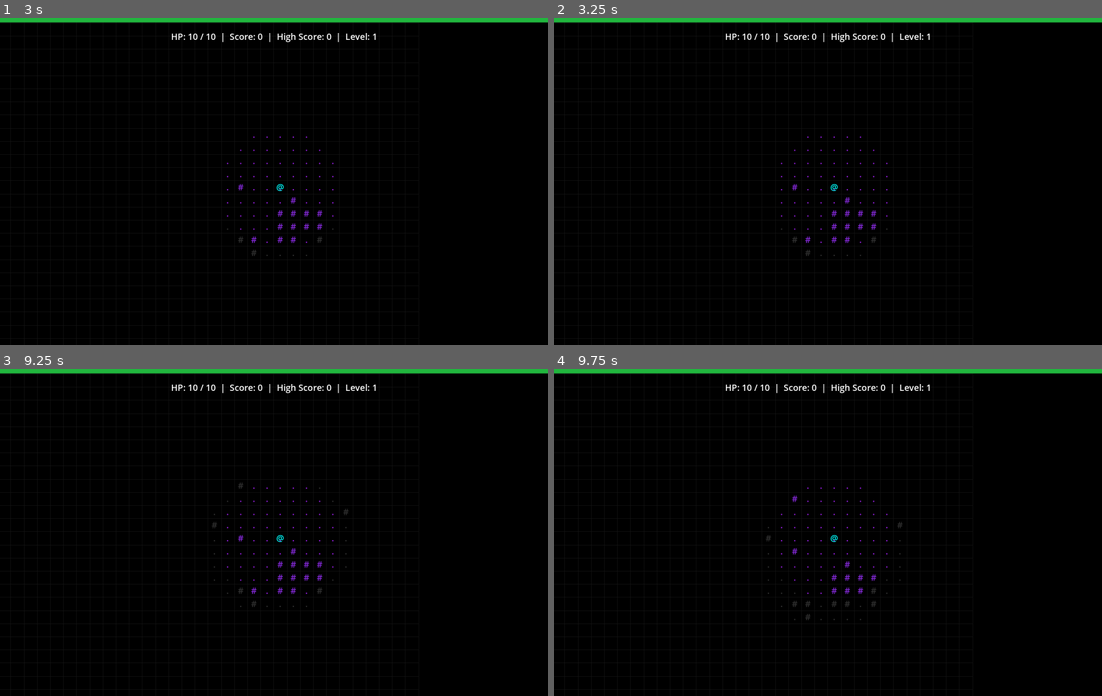
Above: before the commit, frames 1-4 (two rows, left to right).
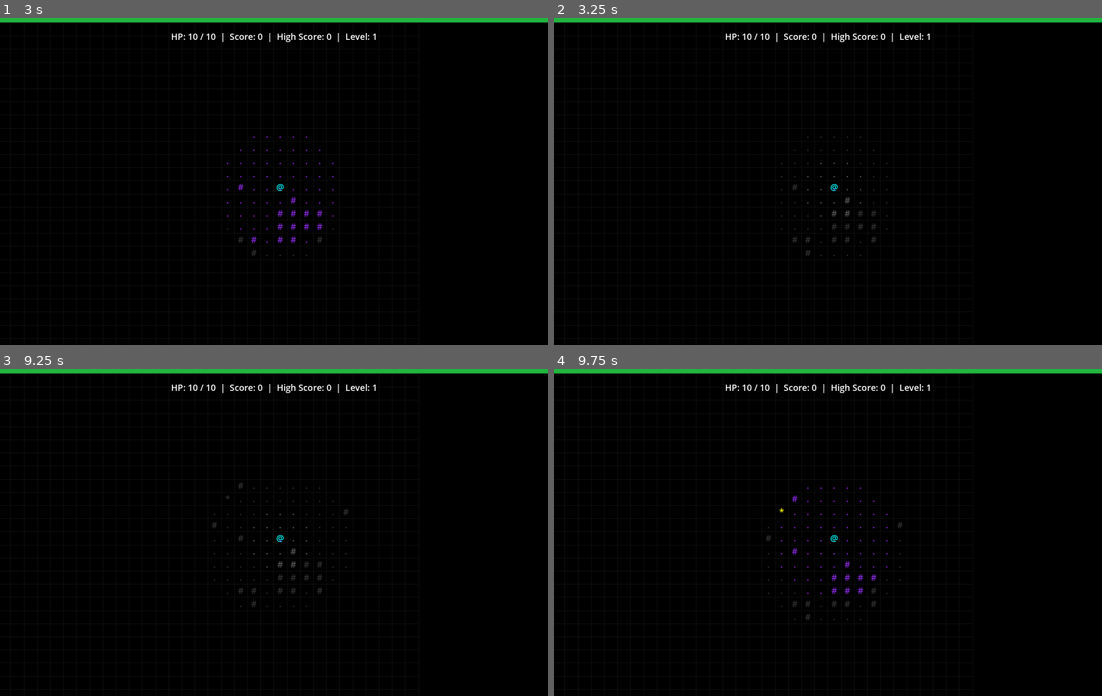
Above: after the commit, the same moments.

Repository: logoandrew/Astrogue
Game: Godot game, scene res://Main.tscn
Two runs of this game, one before a commit and one after it. Both use one fixed random seed, a clock stepped at 60 frames per second and the inputs below.
Inputs:
- Up to frame 1 (3 s): tap Enter at 0.5 s; hold Right (ui_right) 0.53-1.28 s; tap R (restart) at 1.25, 2, 2.75 s; hold Down (ui_down) 1.28-2.03 s; hold Right (ui_right) 2.03-2.78 s; hold Up (ui_up) from 2.78 s (still down)
- Up to frame 2 (3.25 s): keep holding Up (ui_up)
- Up to frame 3 (9.25 s): tap R (restart) at 3.5, 4.25 s; release Up (ui_up) at 3.53 s; hold Left (ui_left) 3.53-5.03 s; hold Down (ui_down) 5.03-5.78 s; hold Right (ui_right) 5.78-6.53 s; hold Up (ui_up) 6.53-7.28 s; hold Right (ui_right) 7.28-8.03 s; hold Down (ui_down) 8.03-8.78 s; hold Left (ui_left) from 8.78 s (still down)
- Up to frame 4 (9.75 s): release Left (ui_left) at 9.53 s; hold Up (ui_up) from 9.53 s (still down)

Frame 1 is identical in both runs. In frame 2, 0.2% of the frame differs, in the area x 41-61%, y 36-69%; in frame 3, 0.2%; in frame 4, less than 0.1%.

Commit message:
Add dynamic vision and light source mechanics

Diff:
--- a/GameState.gd
+++ b/GameState.gd
@@ -5,6 +5,9 @@
 var score = 0
 var level = 1
 var high_score = 0
+var has_light_source = true
+var light_durability = 100
+var max_light_durability = 300
 
 func _ready():
 	load_high_score()
--- a/Main.tscn
+++ b/Main.tscn
@@ -42,3 +42,9 @@
 scale = Vector2(1, 0.4)
 theme_override_styles/fill = SubResource("StyleBoxFlat_glv2v")
 show_percentage = false
+
+[node name="Timer" type="Timer" parent="."]
+wait_time = 3.0
+autostart = true
+
+[connection signal="timeout" from="Timer" to="." method="_on_timer_timeout"]
--- a/main.gd
+++ b/main.gd
@@ -5,8 +5,9 @@
 	0: { "char": ".", "color": Color("purple") },
 	1: { "char": "#", "color": Color("blue_violet") },
 	2: { "char": ">", "color": Color("gold") },
-	5: { "char": "!", "color": Color("deep_sky_blue") },
-	6: { "char": "&", "color": Color("red") }
+	5: { "char": "+", "color": Color("deep_sky_blue") },
+	6: { "char": "&", "color": Color("sea_green") },
+	7: { "char": "*", "color": Color("yellow") }
 }
 
 var actor_definitions = {
@@ -138,6 +139,17 @@
 			update_ui()
 			map_data[target_x][target_y] = 0
 			tile_nodes[target_y][target_x].text = tile_definitions[0]["char"]
+		if target_tile_type == 7:
+			GameState.has_light_source = true
+			GameState.max_light_durability = randi_range(GameState.max_light_durability * 0.75, GameState.max_light_durability * 1.5)
+			GameState.light_durability = GameState.max_light_durability
+			log_message("You pick up a flashlight and turn it on.", Color.YELLOW)
+			$Timer.wait_time = 3.0
+			update_ui()
+			map_data[target_x][target_y] = 0
+			tile_nodes[target_y][target_x].text = tile_definitions[0]["char"]
+
+
 		map_data[player["y"]][player["x"]] = 0
 		player["x"] = target_x
 		player["y"] = target_y
@@ -151,6 +163,23 @@
 			GameState.level += 1
 			log_message("You descend to level " + str(GameState.level) + "!", Color.GOLD)
 			get_tree().reload_current_scene()
+
+	if GameState.has_light_source and (dx != 0 or dy != 0):
+		GameState.light_durability -= 1
+		if GameState.light_durability <= 0:
+			GameState.has_light_source = false
+			log_message("Your flashlight sputters and dies!", Color.RED)
+		update_ui()
+
+	if GameState.has_light_source:
+		var durability_percent = float(GameState.light_durability) / float(GameState.max_light_durability)
+		if durability_percent > 0.18:
+			$Timer.wait_time = 3.0
+		else:
+			var failing_percent = durability_percent / 0.18
+			$Timer.wait_time = 0.2 + (failing_percent * 1.3)
+	else:
+		$Timer.wait_time = 3.0
 
 	update_fog()
 
@@ -337,6 +366,18 @@
 					map_data[py][px] = 6
 					hp_placed = true
 
+	var flashlight_chance = 100
+	if GameState.level > 1:
+		flashlight_chance = max(25, 100 - ((GameState.level - 1) * 8))
+	if randi_range(1, 100) <= flashlight_chance:
+		var flashlight_placed = false
+		while not flashlight_placed:
+			var px = randi_range(1, map_data[0].size() - 2)
+			var py = randi_range(1, map_data.size() - 2)
+			if map_data[py][px] == 0:
+				map_data[py][px] = 7
+				flashlight_placed = true
+
 
 func create_map_tiles():
 	fog_map.clear()
@@ -396,13 +437,18 @@
 
 
 func update_fog():
-	# Part 1: Update fog data
+	# --- PART 1: Update the fog_map data ---
+	# First, set all currently 'visible' (2) tiles back to 'known' (1)
 	for y in range(fog_map.size()):
 		for x in range(fog_map[y].size()):
 			if fog_map[y][x] == 2:
 				fog_map[y][x] = 1
 
-	var vision_radius = 5
+	# Then, calculate the new visible area based on whether we have a light
+	var vision_radius = 2.5 # Default small radius for dark mode
+	if GameState.has_light_source:
+		vision_radius = 5 # Larger radius if we have a light
+
 	var player_pos = Vector2(player["x"], player["y"])
 	for y in range(player_pos.y - vision_radius, player_pos.y + vision_radius + 1):
 		for x in range(player_pos.x - vision_radius, player_pos.x + vision_radius + 1):
@@ -411,33 +457,65 @@
 				if player_pos.distance_to(tile_pos) < vision_radius:
 					fog_map[y][x] = 2
 
-	# Part 2: Update map tile visuals
+	# --- PART 2: Update the visuals ---
+	# Update map tile visuals
 	for y in range(map_data.size()):
 		for x in range(map_data[y].size()):
 			var fog_state = fog_map[y][x]
 			var tile_node = tile_nodes[y][x]
-			if fog_state == 2:
+			if fog_state == 2: # Visible
 				var tile_type = map_data[y][x]
 				if tile_definitions.has(tile_type):
-					tile_node.modulate = tile_definitions[tile_type]["color"]
-			elif fog_state == 1:
+					var color = tile_definitions[tile_type]["color"]
+					if not GameState.has_light_source:
+						# In dark mode, desaturate the color
+						var brightness = color.v / 2.5
+						tile_node.modulate = Color(brightness, brightness, brightness)
+					else:
+						# With a light, show full color
+						tile_node.modulate = color
+			elif fog_state == 1: # Known
 				tile_node.modulate = Color(0.2, 0.2, 0.2)
-			else:
+			else: # Hidden
 				tile_node.modulate = Color(0, 0, 0)
 
 	# Part 3: Update actor visuals
 	for actor in actors:
 		var fog_state = fog_map[actor["y"]][actor["x"]]
-		if fog_state == 2:
-			actor["label"].visible = true
+		var actor_pos = Vector2(actor["x"], actor["y"])
+
+		if fog_state == 2: # Actor is in a visible tile
+			if not GameState.has_light_source and actor != player:
+				# In dark mode, only see aliens if they are right next to you
+				if player_pos.distance_to(actor_pos) <= 1.5:
+					actor["label"].visible = true
+				else:
+					actor["label"].visible = false
+			else:
+				# With a light, or if it's the player, they are visible
+				actor["label"].visible = true
+
 			actor["label"].text = actor["char"]
 			actor["label"].modulate = actor["color"]
-		elif fog_state == 1:
-			if actor["hp"] <= 0:
+		elif fog_state == 1: # In a known area
+			if actor["hp"] <= 0: # If it's a corpse
 				actor["label"].visible = true
 				actor["label"].text = actor["char"]
 				actor["label"].modulate = Color(0.2, 0.2, 0.2)
-			else:
+			else: # It's a living enemy, hide it
 				actor["label"].visible = false
-		else:
+		else: # In a hidden area
 			actor["label"].visible = false
+
+
+func _on_timer_timeout():
+	if GameState.has_light_source:
+		var durability_percent = float(GameState.light_durability) / float(GameState.max_light_durability)
+		var flicker_chance = 20 + (1.0 - durability_percent) * 60
+		if randi_range(1, 100) <= flicker_chance:
+			var flicker_duration = 0.2 + (1.0 - durability_percent) * 0.5
+			GameState.has_light_source = false
+			update_fog()
+			await get_tree().create_timer(flicker_duration).timeout
+			GameState.has_light_source = true
+			update_fog()
